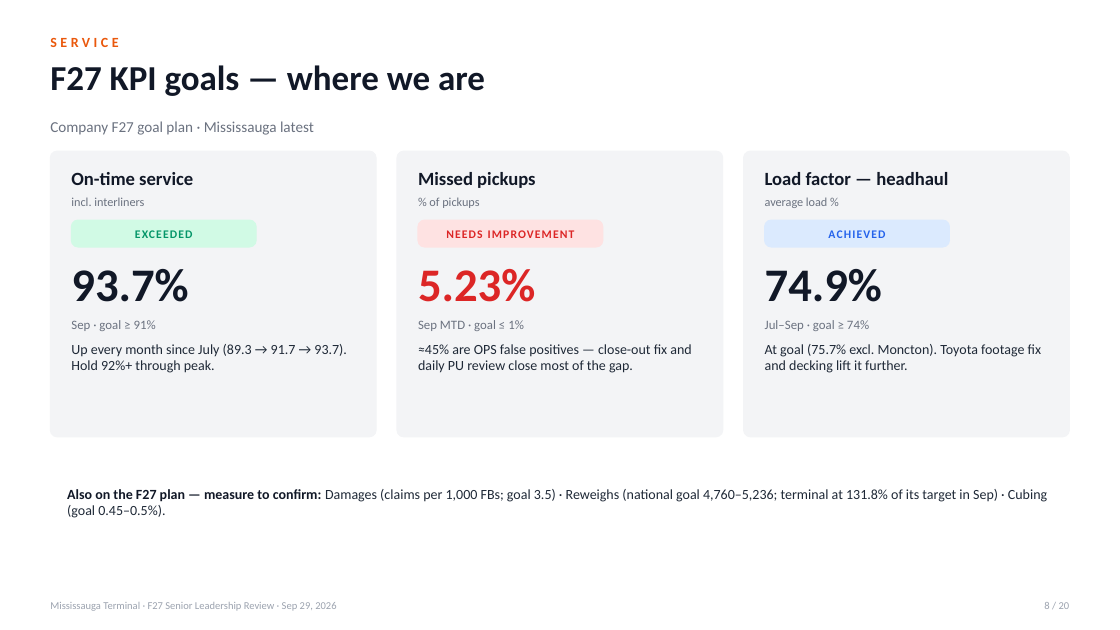
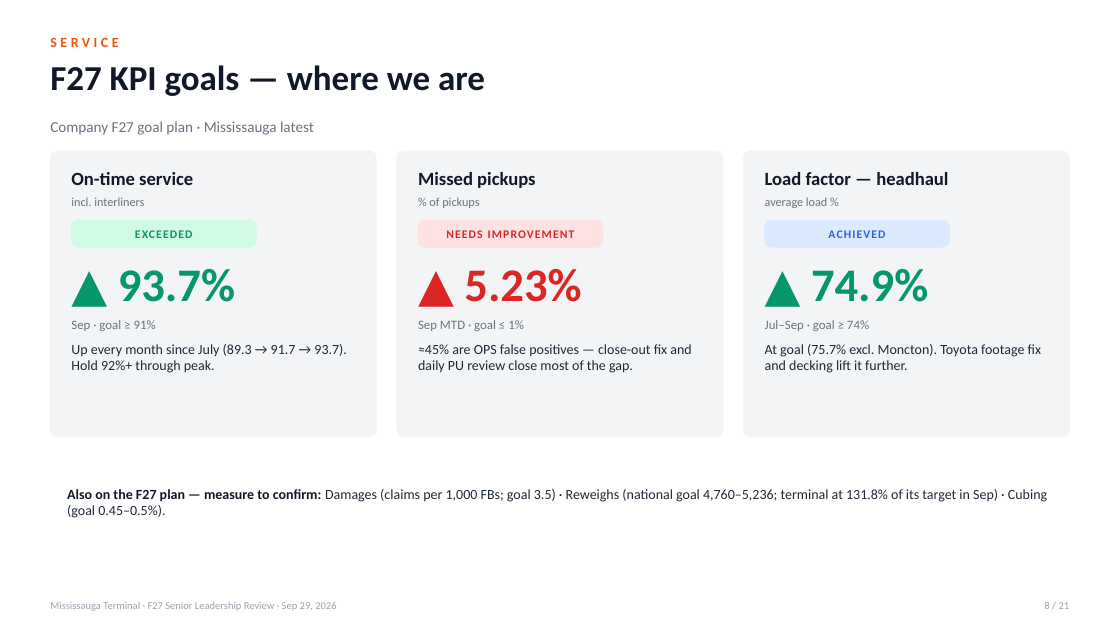
Before and after one commit to FuoriclasseX/mississauga-terminal-f26-cost-transformation-dashboard, a slide deck: slide 8 of presentation/Mississauga_F27_Leadership_Review_Sep29.pptx. Drawn at 1120x630 pixels with LibreOffice and Linux fonts; fonts in the diff are those of the drawing. Boxes give left, top, right and bottom in pixels: in the first picture for what was removed or moved away, otherwise in the second. Text is boxed around its words. In the diff, an @@ line names an element or a change of style, - is before the commit and + after.

```diff
--- a/presentation/Mississauga_F27_Leadership_Review_Sep29.pptx
+++ b/presentation/Mississauga_F27_Leadership_Review_Sep29.pptx
@@ text at bbox=[118, 269, 235, 302]: text changed; text colour #111827 to #059669 @@
-93.7%
+▲ 93.7%
@@ text at bbox=[464, 269, 581, 302]: text changed @@
-5.23%
+▲ 5.23%
@@ text at bbox=[811, 269, 928, 302]: text changed; text colour #111827 to #059669 @@
-74.9%
+▲ 74.9%
@@ text at bbox=[1044, 602, 1070, 609]: text changed @@
-8 / 20
+8 / 21
```
Also in this commit, not shown: 18 other slides changed, 1 slide added, 2 other files.
